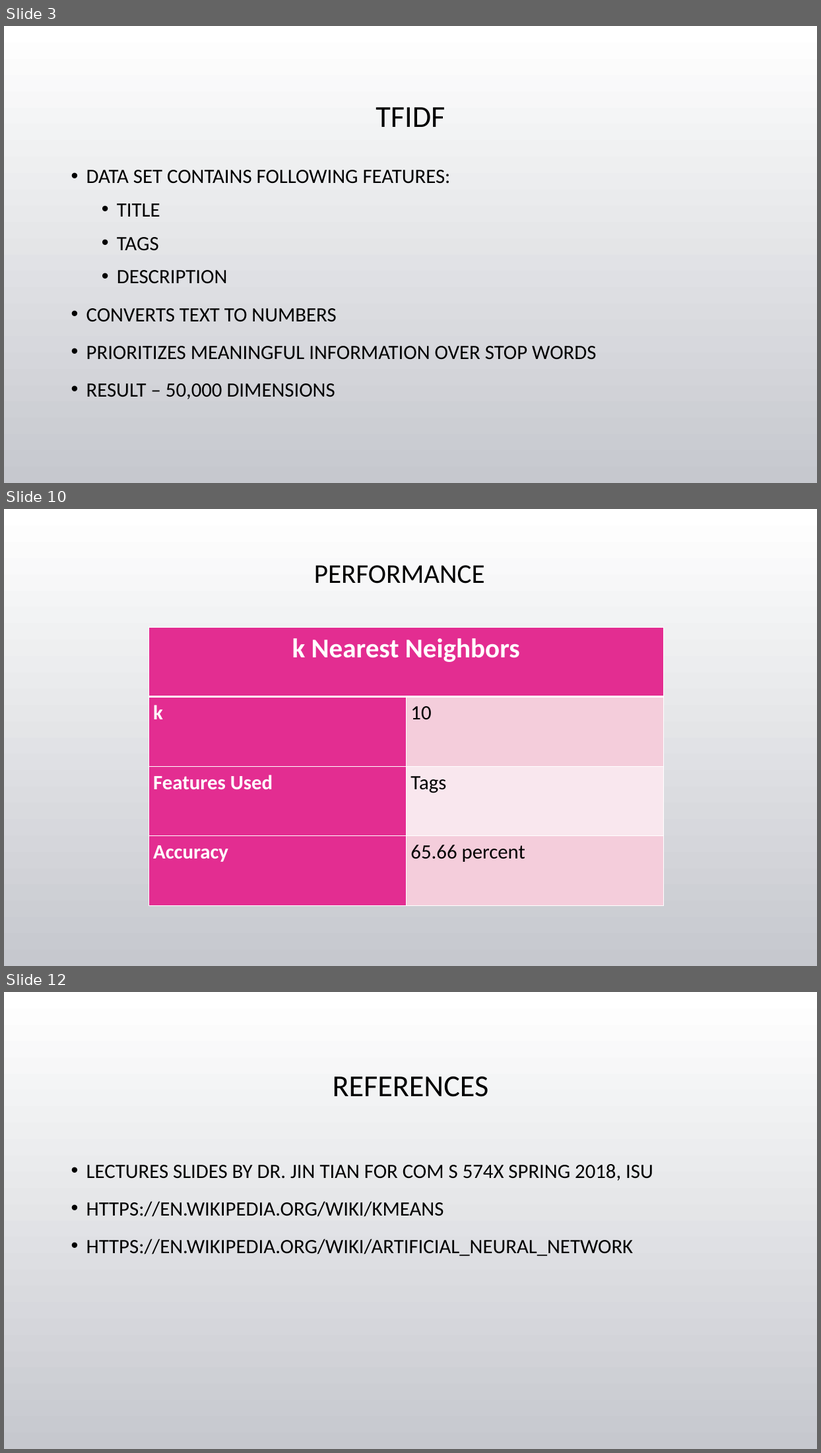
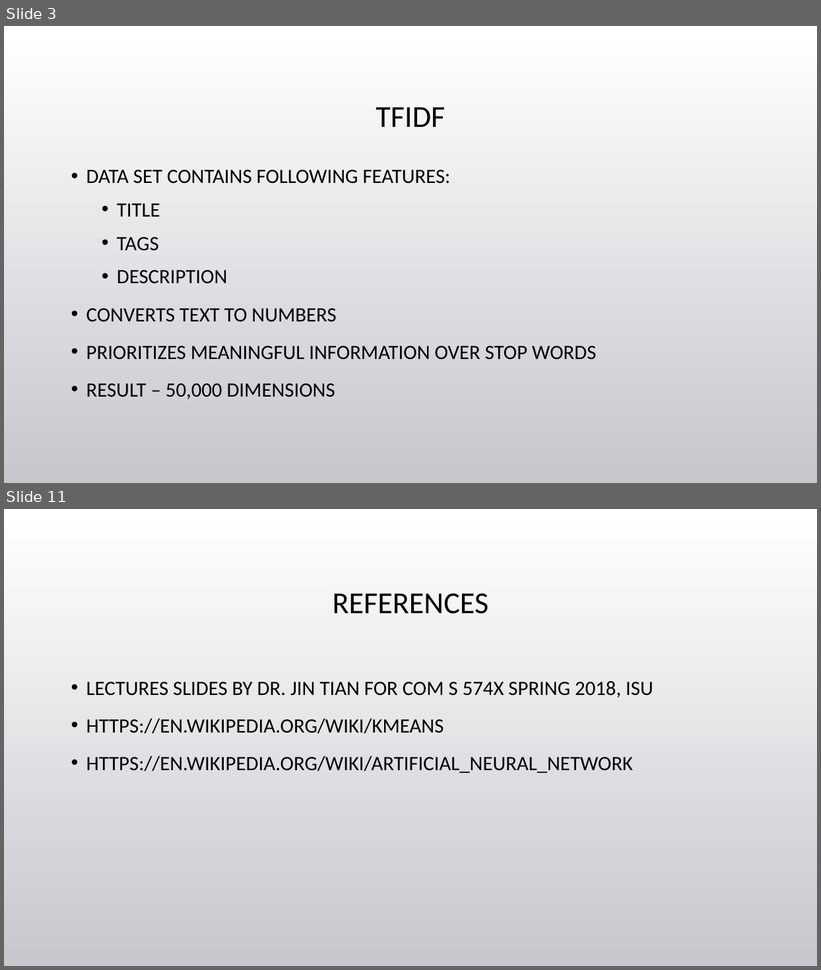
Before and after one commit to tgore03/ClassiTube, a slide deck: Categorizing YouTube Videos.pptx. Shown one above the other, each under a label of ours: slides 3, 10 and 12 before the commit, slides 3 and 11 after it; the slides between them are not shown. The pictures are 821x1453 and 821x970 pixels, drawn with LibreOffice and Linux fonts; fonts in the diff are those of the drawing; background and template pictures are left out. Boxes give left, top, right and bottom in pixels: in the first picture for what was removed or moved away, otherwise in the second. Text is boxed around its words. In the diff, an @@ line names an element or a change of style, - is before the commit and + after.

```diff
--- a/Categorizing YouTube Videos.pptx
+++ b/Categorizing YouTube Videos.pptx
@@ slide 10 removed at [4, 509, 817, 966], background picture (left out) @@
@@ title removed at [314, 565, 485, 584] @@
-PERFORMANCE
@@ table removed at [149, 627, 663, 906], 4 rows, 2 columns @@
-k Nearest Neighbors | 
-k | 10
-Features Used | Tags
-Accuracy | 65.66 percent
@@ what was slide 12 is now slide 11 @@
```
Also in this commit, not shown: 4 slides changed, 4 slides added, 4 other slides removed, 5 other files.
